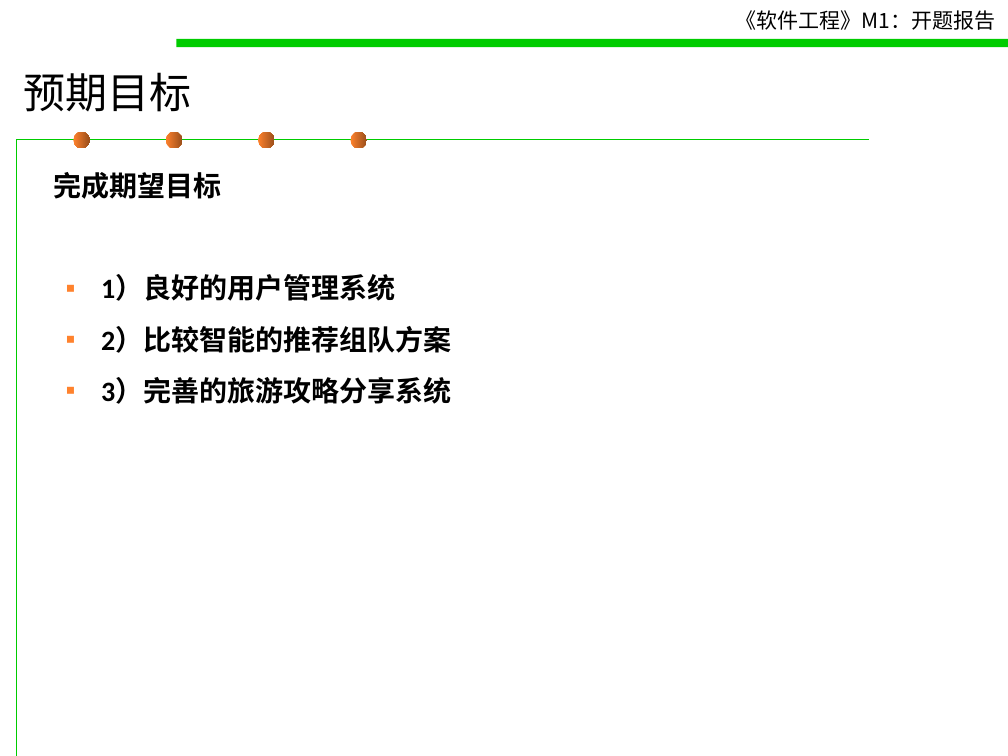
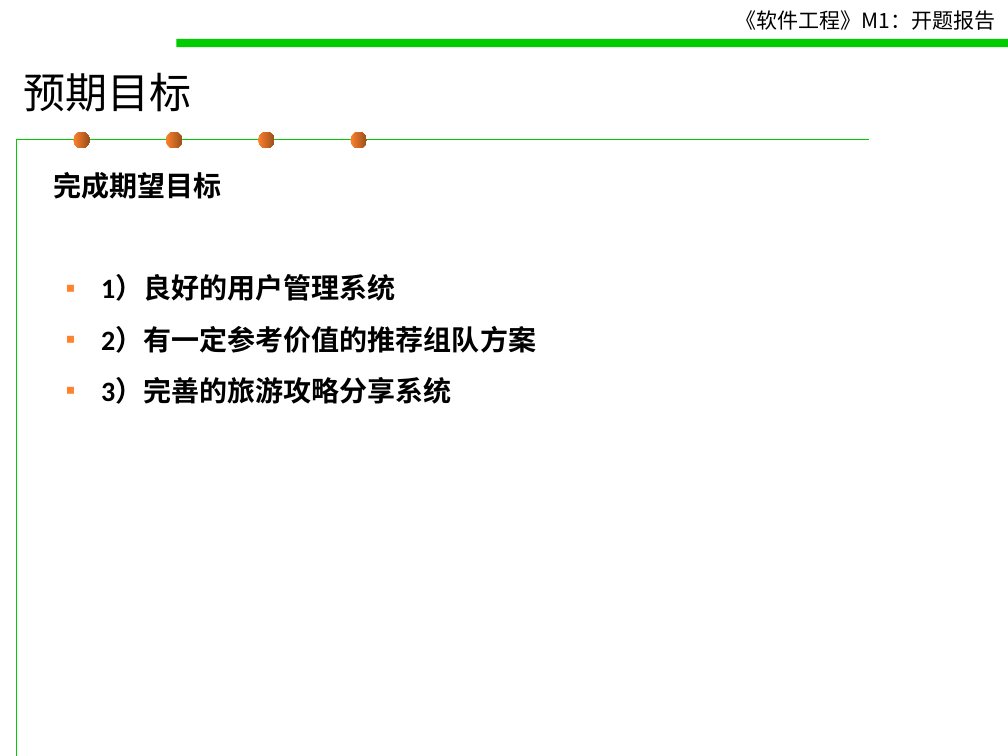
Before and after one commit to October-66/Traveler-Pal, a slide deck: slide 11 of doc/M1 - 开题报告.ppt. Drawn at 1008x756 pixels with LibreOffice and Linux fonts; fonts in the diff are those of the drawing. Boxes give left, top, right and bottom in pixels: in the first picture for what was removed or moved away, otherwise in the second. Text is boxed around its words. In the diff, an @@ line names an element or a change of style, - is before the commit and + after.

```diff
--- a/doc/M1 - 开题报告.ppt
+++ b/doc/M1 - 开题报告.ppt
@@ text at (101, 326, 536, 353): text changed @@
-▪ 2）比较智能的推荐组队方案
+▪ 2）有一定参考价值的推荐组队方案
```
Also in this commit, not shown: 7 other slides changed, 1 slide added, 1 slide removed.
